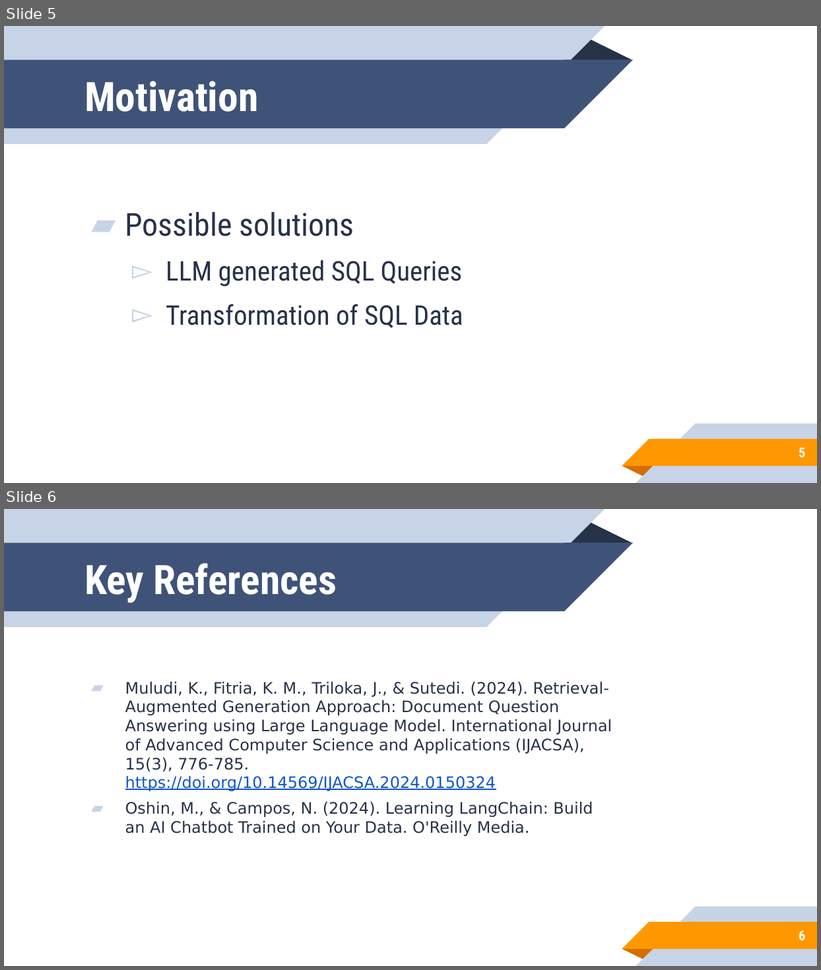
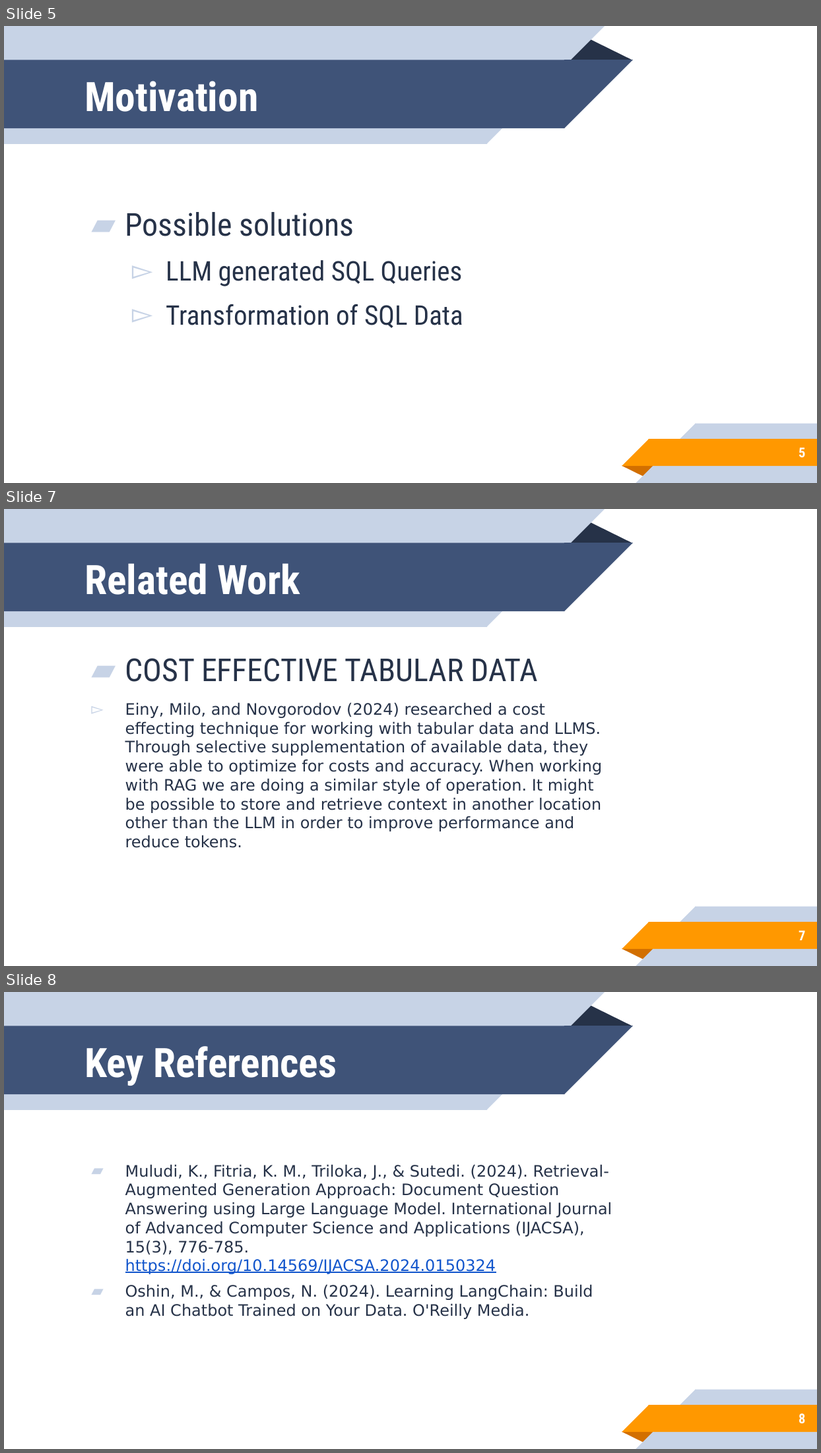
Before and after one commit to JoshuaEmery/687.1-Learning_Rag, a slide deck: Week1/CS 687 Capstone Presentation Template.pptx. Shown one above the other, each under a label of ours: slides 5 and 6 before the commit, slides 5, 7 and 8 after it; the slides between them are not shown. The pictures are 821x970 and 821x1453 pixels, drawn with LibreOffice and Linux fonts; fonts in the diff are those of the drawing; background and template pictures are left out. Boxes give left, top, right and bottom in pixels: in the first picture for what was removed or moved away, otherwise in the second. Text is boxed around its words. In the diff, an @@ line names an element or a change of style, - is before the commit and + after.

```diff
--- a/Week1/CS 687 Capstone Presentation Template.pptx
+++ b/Week1/CS 687 Capstone Presentation Template.pptx
@@ slide 7 added at (4,509,817,966), background #FFFFFF; not listed: 10 template elements that a slide beside it also shows @@
@@ title added at (85,563,300,595), 36 pt, text #FFFFFF, bold @@
+Related Work
@@ text added at (125,658,602,848), 14 pt, text #263248 @@
+▰ COST EFFECTIVE TABULAR DATA
+  ▻ Einy, Milo, and Novgorodov (2024) researched a cost effecting technique for working with tabular data and LLMS. Through selective supplementation of available data, they were able to optimize for costs and accuracy. When working with RAG we are doing a similar style of operation. It might be possible to store and retrieve context in another location other than the LLM in order to improve performance and reduce tokens.
@@ page number added at (799,931,805,941), 12 pt, text #FFFFFF, bold @@
+7
@@ what was slide 6 is now slide 8 @@
@@ page number at (799,1414,805,1424): text changed @@
-6
+8
```
Also in this commit, not shown: 1 slide changed, 1 other slide added, 7 other files.
